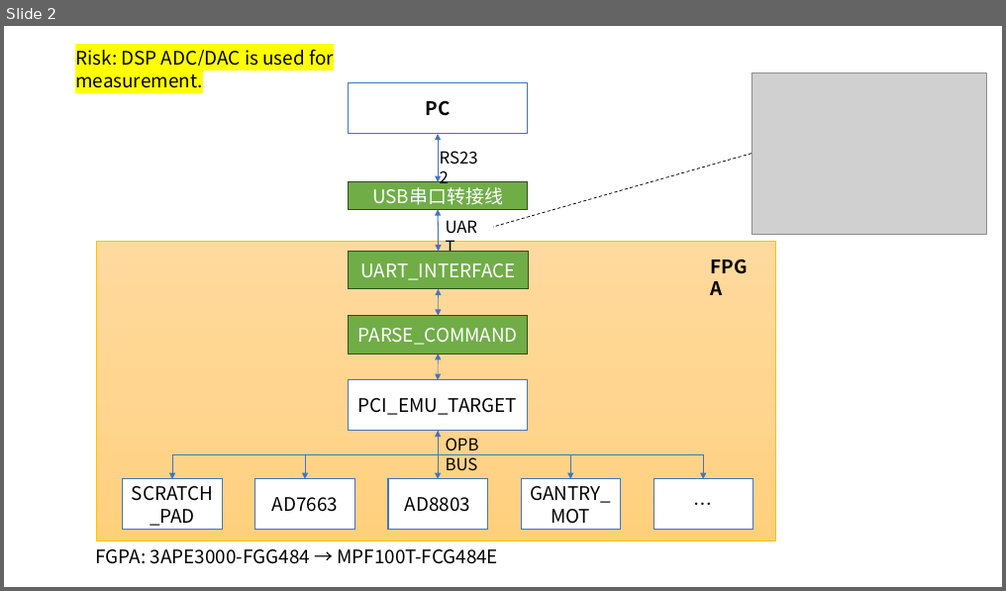
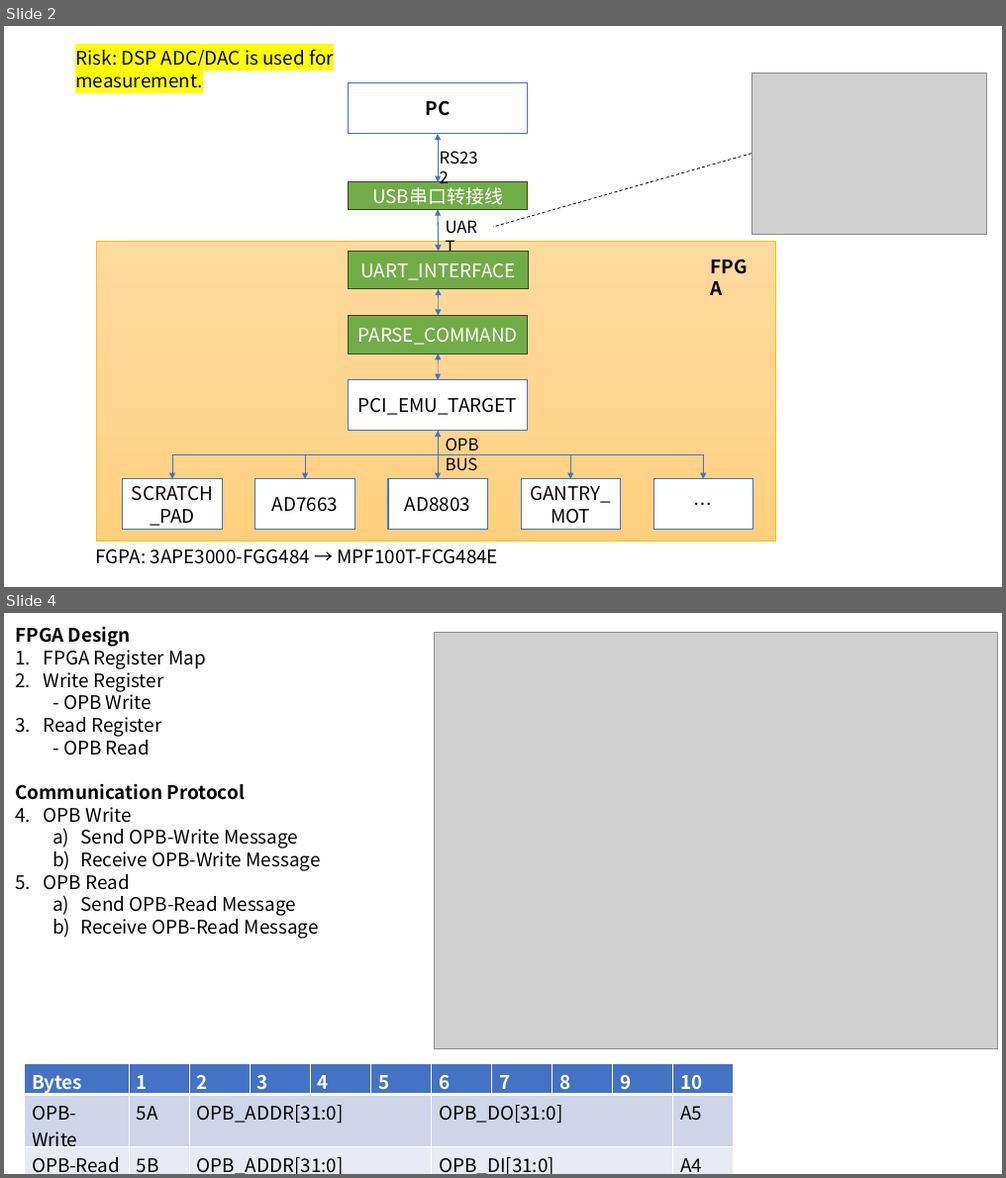
Before and after one commit to iamtonyxu/gpb, a slide deck: dmd/ATP_SCH/dmd_solution.pptx. Shown one above the other, each under a label of ours: slide 2 before the commit, slides 2 and 4 after it; the slides between them are not shown. The pictures are 1006x591 and 1006x1178 pixels, drawn with LibreOffice and Linux fonts; fonts in the diff are those of the drawing; grey boxes stand for pictures. Boxes give left, top, right and bottom in pixels: in the first picture for what was removed or moved away, otherwise in the second. Text is boxed around its words. In the diff, an @@ line names an element or a change of style, - is before the commit and + after.

```diff
--- a/dmd/ATP_SCH/dmd_solution.pptx
+++ b/dmd/ATP_SCH/dmd_solution.pptx
@@ slide 4 added at <box>4,613,1002,1174</box>, background #FFFFFF @@
@@ text added at <box>15,626,321,939</box>, 18 pt, text #000000 @@
+FPGA Design
+1. FPGA Register Map
+2. Write Register
+  - OPB Write
+3. Read Register
+  - OPB Read
+Communication Protocol
+1. OPB Write
+  a) Send OPB-Write Message
+  b) Receive OPB-Write Message
+2. OPB Read
+  a) Send OPB-Read Message
+  b) Receive OPB-Read Message
@@ picture added at <box>434,632,998,1049</box> @@
@@ table added at <box>24,1064,736,1174</box>, 3 rows, 11 columns @@
+Bytes | 1 | 2 | 3 | 4 | 5 | 6 | 7 | 8 | 9 | 10
+OPB-Write | 5A | OPB_ADDR[31:0] |  |  |  | OPB_DO[31:0] |  |  |  | A5
+OPB-Read | 5B | OPB_ADDR[31:0] |  |  |  | OPB_DI[31:0] |  |  |  | A4
```
Also in this commit, not shown: 2 other slides added.
